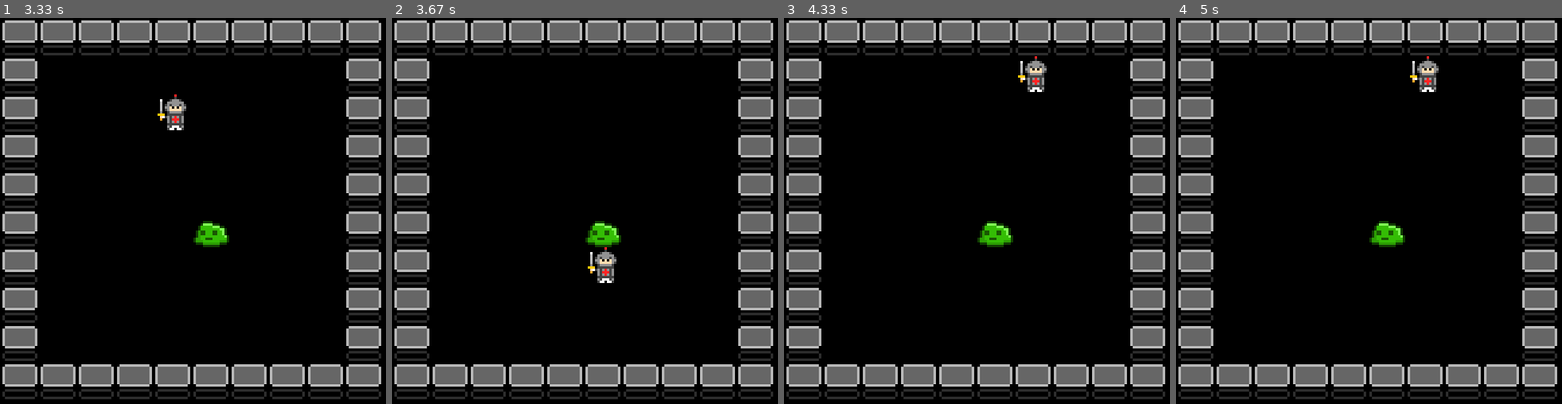
Above: before the commit, frames 1-4 (left to right).
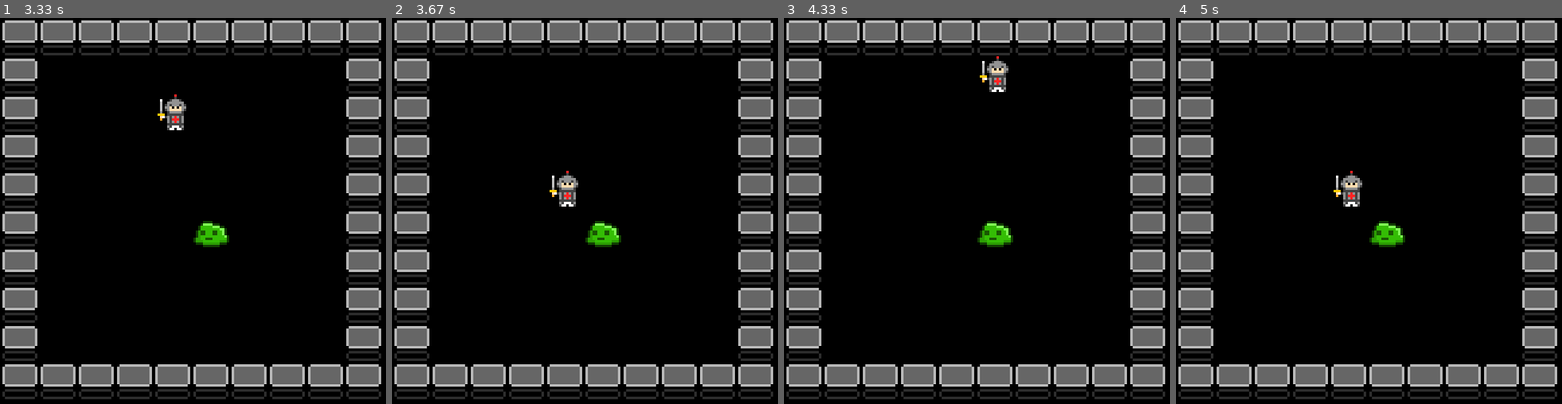
Above: after the commit, the same moments.

Repository: GiantSpaceHamster/GiantRoguelike
Game: pygame game, started from src/python/pygame_main.py
Two runs of this game, one before a commit and one after it. Both use one fixed random seed, a clock stepped at 60 frames per second and the inputs below.
Inputs:
- Up to frame 1 (3.33 s): tap Space at 0.33 s; hold Right 0.67-1.13 s; hold Right 1.5-1.97 s; hold Left 2-2.53 s; hold Down 2.57-2.87 s; hold Left 2.9-3.3 s
- Up to frame 2 (3.67 s): hold Up from 3.33 s (still down); tap Space at 3.4 s
- Up to frame 3 (4.33 s): release Up at 3.7 s; hold Right from 3.73 s (still down); tap Space at 3.8, 4.1 s
- Up to frame 4 (5 s): release Right at 4.37 s

Frame 1 is identical in both runs. In frame 2, 0.8% of the frame differs, in the area x 40-59%, y 39-69%; in frame 3, 0.8%; in frame 4, 0.8%.

Commit message:
길찾기가 정상적으로 되지 않던 버그 수정.
- DFS 구현 완료. 이제 방향성 탐색이 가능하도록 수정할 것.

Diff:
--- a/src/python/pygame_main.py
+++ b/src/python/pygame_main.py
@@ -35,7 +35,7 @@
             elif event.key == pygame.K_SPACE:
                """ 랜덤으로 이동 """
                global orderList
-               orderList = PathFindAndMove(player, fieldMap, 5, 5)
+               orderList = PathFindAndMove(player, fieldMap, 4, 4)
 
 
 def main():
@@ -72,7 +72,7 @@
                   screen.blit(image, (x * 48, y * 48))
 
       if len(orderList) > 0:
-         print("Order Size : ", len(orderList))
+         #print("Order Size : ", len(orderList))
          order = orderList[0]
          orderList.remove(order)
          playerPos = player.GetY() * 10 + player.GetX()
@@ -80,18 +80,14 @@
          if playerPos > order:
             # playerPos 가 order 보다 크다.
             if playerPos - 10 == order:
-               print("Do Down!")
                MoveCharacter(player, fieldMap, row, col, "UP")
             elif playerPos - 1 == order:
-               print("Do Right!")
                MoveCharacter(player, fieldMap, row, col, "LEFT")
          else:
             # playerPos 가 order 보다 작다.
             if playerPos + 10 == order:
-               print("Do Up!")
                MoveCharacter(player, fieldMap, row, col, "DOWN")
             elif playerPos + 1 == order:
-               print("Do Left!")
                MoveCharacter(player, fieldMap, row, col, "RIGHT")
 
 
--- a/src/python/utils.py
+++ b/src/python/utils.py
@@ -1,3 +1,4 @@
+
 # Resource를 관리할 ResourceManager
 # Python으로 구현한 싱글톤.
 # Get() 메소드는 ResourceManager를 호출하고, ResourceManager는 호출시 자신의
@@ -131,6 +132,7 @@
     """
     외곽에 벽을 설치한다.
     """
+
     for i in range(x):
         mapData[0][i][0] = Wall()
         mapData[0][i][y - 1] = Wall()
@@ -144,6 +146,10 @@
 
         mapData[0][0][i].SetProperty("ResourceID", "Image/BlockObject/Wall/BreakdisableWall")
         mapData[0][x - 1][i].SetProperty("ResourceID", "Image/BlockObject/Wall/BreakdisableWall")
+
+    """
+    TODO: 위 벽들을 기준으로, 각 그래프의 리스트들의 Edge도 재 조정해야 한다.
+    """
 
     return mapData
 
@@ -249,7 +255,7 @@
     tempEdge.m_destiny = src
 
     edgeNodeList = [tempEdge]
-    edgeStack = []
+    #edgeStack = []
 
     while len(edgeNodeList):
         nextEdge = edgeNodeList.pop()
@@ -275,10 +281,11 @@
         if canFindRoute is False:
             # 루트를 찾지 못했다면, Backtrace를 한다.
             tempEdge = Edge()
-            tempEdge.m_source = nextEdge.m_source
-            tempEdge.m_destiny = nextEdge.m_source
+            tempEdge.m_source = routeNode[nextEdge.m_source]
+            tempEdge.m_destiny = routeNode[nextEdge.m_destiny]
 
             edgeNodeList.append(tempEdge)
+
 
     findedNode = []
     findedDst = dst
